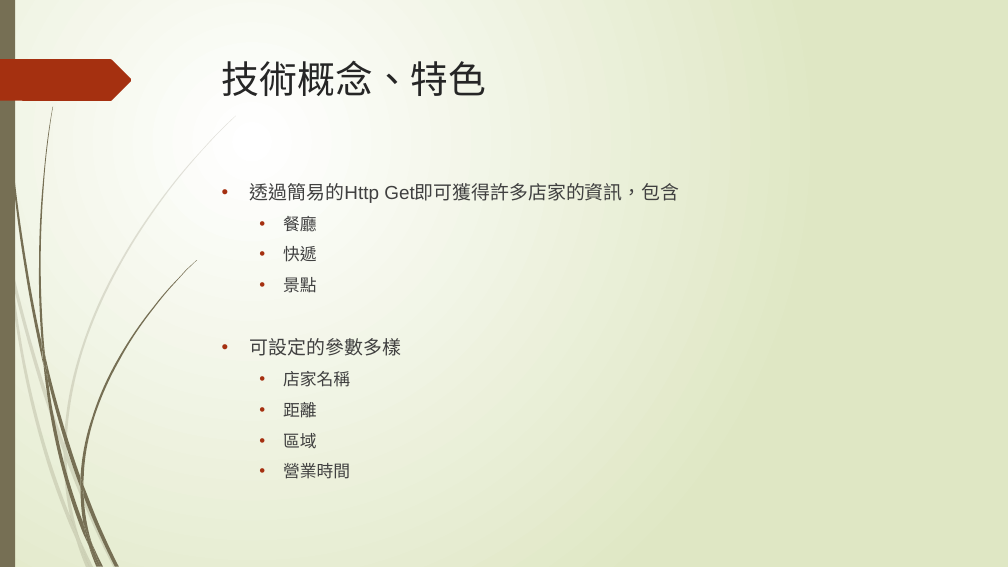
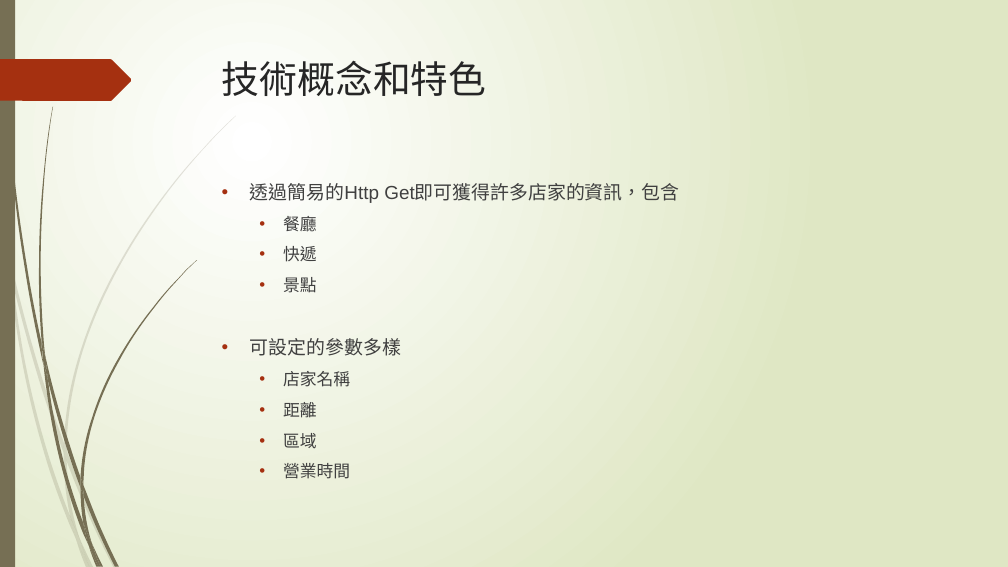
Before and after one commit to penut85420/WBSE_Project, a slide deck: slide 3 of 其他/YelpBlaBla.pptx. Drawn at 1008x567 pixels with LibreOffice and Linux fonts; fonts in the diff are those of the drawing. Boxes give left, top, right and bottom in pixels: in the first picture for what was removed or moved away, otherwise in the second. Text is boxed around its words. In the diff, an @@ line names an element or a change of style, - is before the commit and + after.

```diff
--- a/其他/YelpBlaBla.pptx
+++ b/其他/YelpBlaBla.pptx
@@ title at (222,61,487,96): text changed @@
-技術概念、特色
+技術概念和特色
```
Also in this commit, not shown: 5 other slides changed, 14 slides added, 1 other file.
